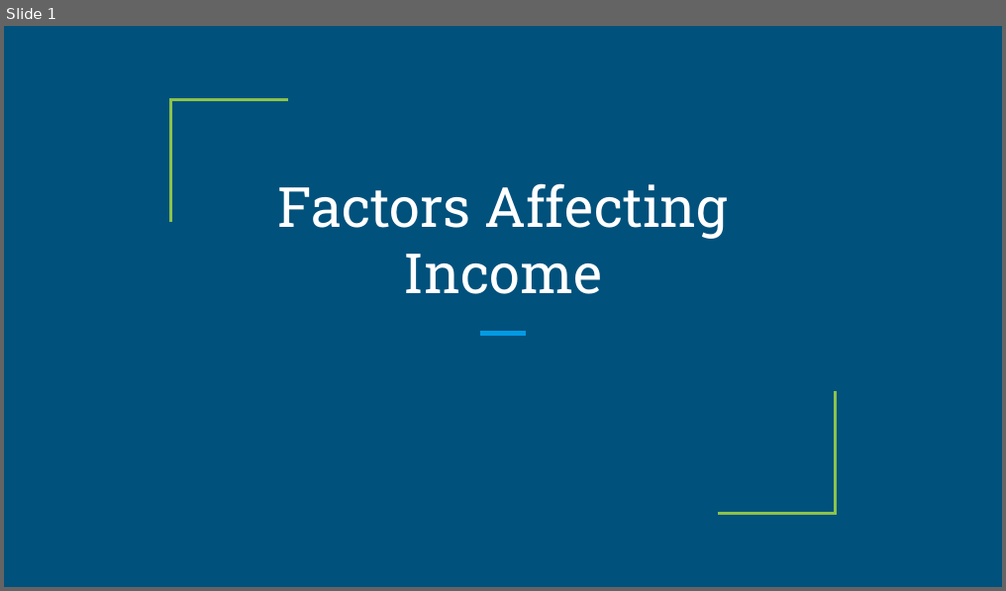
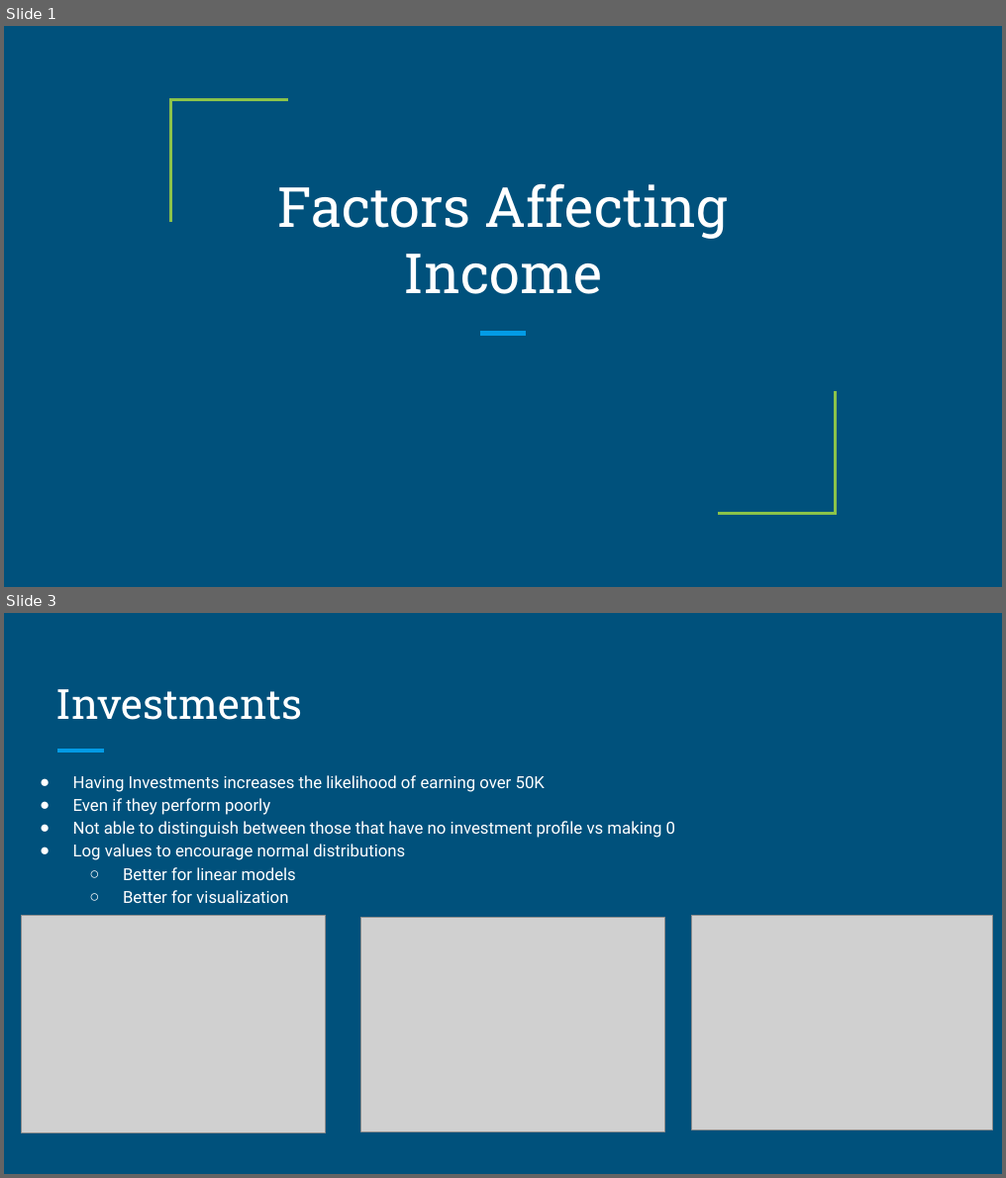
Before and after one commit to matthewgalloway/salary_predictions, a slide deck: Presentation.pptx. Shown one above the other, each under a label of ours: slide 1 before the commit, slides 1 and 3 after it; the slides between them are not shown. The pictures are 1006x591 and 1006x1178 pixels, drawn with LibreOffice and Linux fonts; fonts in the diff are those of the drawing; grey boxes stand for pictures. Boxes give left, top, right and bottom in pixels: in the first picture for what was removed or moved away, otherwise in the second. Text is boxed around its words. In the diff, an @@ line names an element or a change of style, - is before the commit and + after.

```diff
--- a/Presentation.pptx
+++ b/Presentation.pptx
@@ slide 3 added at <box>4,613,1002,1174</box>, background #00517C @@
@@ title added at <box>56,689,302,720</box>, 30 pt, text #FFFFFF @@
+Investments
@@ line added from (57, 751) to (104, 751), #039BE5 3 pt @@
@@ text added at <box>73,775,675,903</box>, 12 pt, text #FFFFFF @@
+● Having Investments increases the likelihood of earning over 50K
+● Even if they perform poorly
+● Not able to distinguish between those that have no investment profile vs making 0
+● Log values to encourage normal distributions
+  ○ Better for linear models
+  ○ Better for visualization
@@ picture added at <box>21,915,325,1134</box> @@
@@ picture added at <box>361,917,664,1132</box> @@
@@ picture added at <box>692,915,992,1130</box> @@
```
Also in this commit, not shown: 5 slides changed, 5 other slides added, 6 slides removed, 5 other files.
